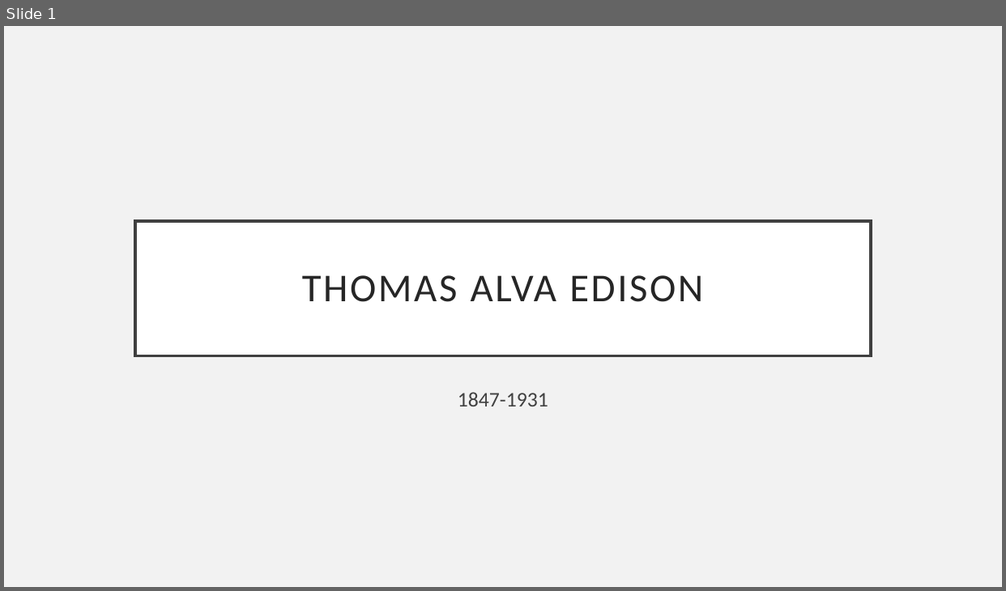
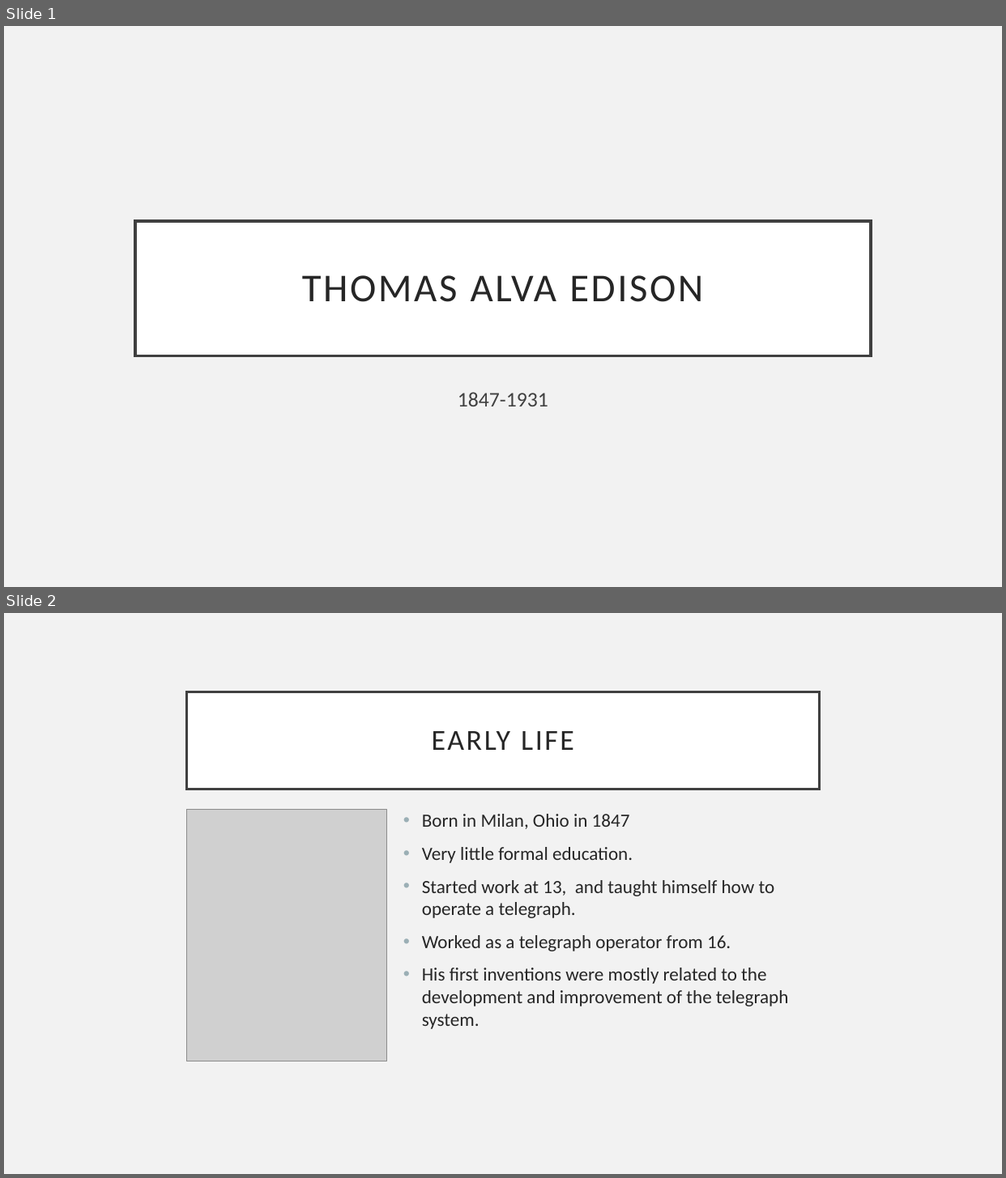
Before and after one commit to joerv/n, a slide deck: Praxis/Thomasedison.pptx. Shown one above the other, each under a label of ours: slide 1 before the commit, slides 1 and 2 after it. The pictures are 1006x591 and 1006x1178 pixels, drawn with LibreOffice and Linux fonts; fonts in the diff are those of the drawing; grey boxes stand for pictures. Boxes give left, top, right and bottom in pixels: in the first picture for what was removed or moved away, otherwise in the second. Text is boxed around its words. In the diff, an @@ line names an element or a change of style, - is before the commit and + after.

```diff
--- a/Praxis/Thomasedison.pptx
+++ b/Praxis/Thomasedison.pptx
@@ slide 2 added at [4,613,1002,1174], background #F2F2F2 @@
@@ title added at [187,692,819,789], fill #FFFFFF, outline #404040 2.5 pt, 28 pt, text #262626 @@
+EARLY LIFE
@@ picture added at [187,809,386,1062] @@
@@ text added at [422,814,788,1029], 18 pt, text #262626 @@
+• Born in Milan, Ohio in 1847
+• Very little formal education.
+• Started work at 13, and taught himself how to operate a telegraph.
+• Worked as a telegraph operator from 16.
+• His first inventions were mostly related to the development and improvement of the telegraph system.
```
Also in this commit, not shown: 5 other slides added, 1 other file.
